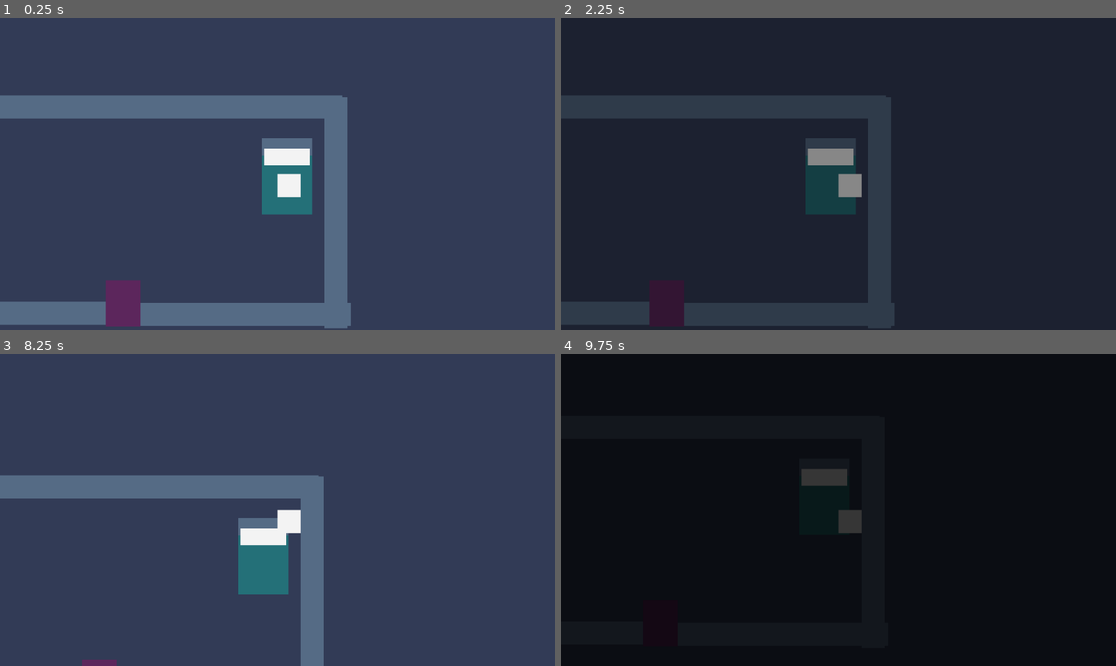
Above: before the commit, frames 1-4 (two rows, left to right).
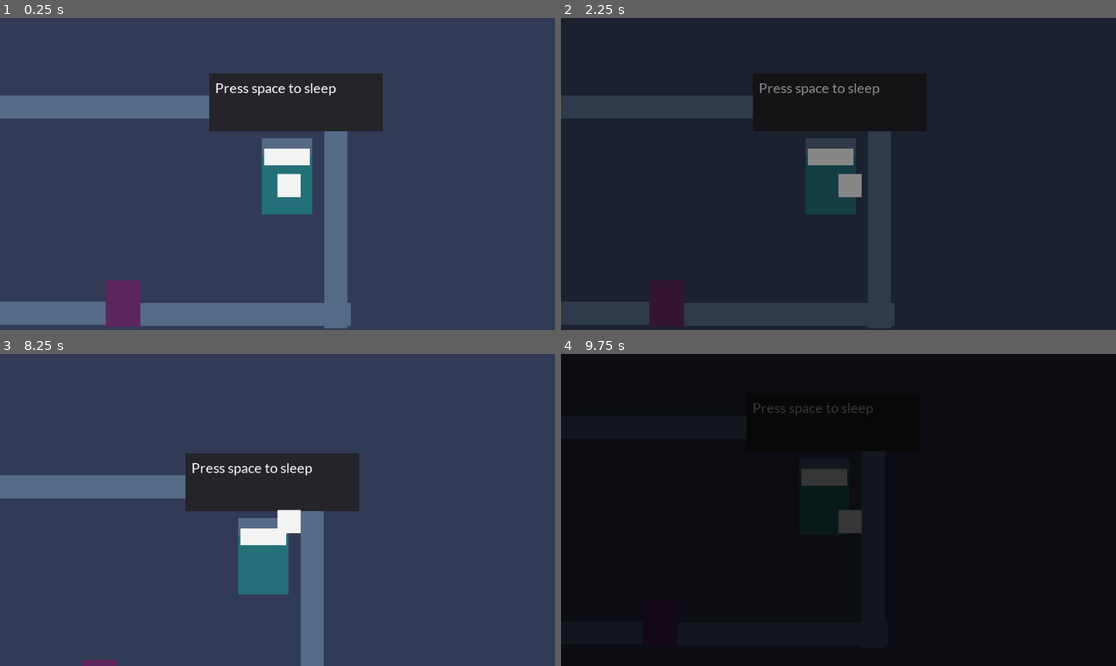
Above: after the commit, the same moments.

Repository: deengames-prototypes/frontier-planet
Game: Godot game, scene res://Main.tscn
Same seed, same stepped clock (60 frames per second), same inputs: the game is played once before the commit and once after it.
Inputs:
- Up to frame 1 (0.25 s): no input
- Up to frame 2 (2.25 s): tap Space at 0.5, 1.25, 2 s; hold Right (ui_right) 0.53-1.28 s; tap Enter (ui_accept) at 0.77, 1.52 s; hold Down (ui_down) 1.28-2.03 s; hold Right (ui_right) from 2.03 s (still down)
- Up to frame 3 (8.25 s): tap Space at 2.75 s; release Right (ui_right) at 2.78 s; hold Up (ui_up) 2.78-3.53 s; tap Enter (ui_accept) at 3.02, 3.77, 4.52, 6.02, 6.77, 7.52 s; hold Left (ui_left) 3.53-5.03 s; hold Down (ui_down) 5.03-5.78 s; hold Right (ui_right) 5.78-6.53 s; hold Up (ui_up) 6.53-7.28 s; hold Right (ui_right) 7.28-8.03 s; hold Down (ui_down) from 8.03 s (still down)
- Up to frame 4 (9.75 s): tap Space at 8.75, 9.5 s; release Down (ui_down) at 8.78 s; hold Left (ui_left) 8.78-9.53 s; tap Enter (ui_accept) at 9.02 s; hold Up (ui_up) from 9.53 s (still down)

The runs differ from the first frame. In frame 1, 5.8% of the frame differs, in the area x 37-69%, y 17-37%; in frame 2, 5.6%; in frame 3, 5.7%; in frame 4, 0.2%.

Commit message:
Quest completion gives next quest Bed tutorial

Diff:
--- a/prototype/Entities/World/Bed.gd
+++ b/prototype/Entities/World/Bed.gd
@@ -4,7 +4,16 @@
 
 func _ready():
 	self.connect("player_interacted", self, "_on_player_interacted")
+	$DialogPanel.set_text("Press space to sleep")
 
 func _on_player_interacted():
 	Globals.player.freeze()
 	self.emit_signal("end_day")
+
+func _on_Bed_body_entered(body):
+	if body.name == "MapPlayer":
+		$DialogPanel.visible = true
+
+func _on_Bed_body_exited(body):
+	if body.name == "MapPlayer":
+		$DialogPanel.visible = false
--- a/prototype/Entities/World/Bed.tscn
+++ b/prototype/Entities/World/Bed.tscn
@@ -1,6 +1,7 @@
-[gd_scene load_steps=3 format=2]
+[gd_scene load_steps=4 format=2]
 
 [ext_resource path="res://Entities/World/Bed.gd" type="Script" id=1]
+[ext_resource path="res://UI/DialogPanel.tscn" type="PackedScene" id=2]
 
 [sub_resource type="RectangleShape2D" id=1]
 extents = Vector2( 44, 66 )
@@ -29,3 +30,11 @@
 [node name="CollisionShape2D" type="CollisionShape2D" parent="."]
 position = Vector2( 44, 66 )
 shape = SubResource( 1 )
+
+[node name="DialogPanel" parent="." instance=ExtResource( 2 )]
+visible = false
+position = Vector2( -91.0478, -112.295 )
+width = 300.0
+height = 100.0
+[connection signal="body_entered" from="." to="." method="_on_Bed_body_entered"]
+[connection signal="body_exited" from="." to="." method="_on_Bed_body_exited"]
--- a/prototype/Entities/World/NPC.gd
+++ b/prototype/Entities/World/NPC.gd
@@ -39,6 +39,9 @@
 			current_quest_number += 1
 			Globals.quest_indicies[self.npc_name] = current_quest_number
 			Globals.player_inventory.remove(inventory_index)
-			return quest_completions[quest_index]
+			var message = quest_completions[quest_index]
+			if quest_index + 1 < len(quest_dialogs):
+				message += "\n" + quest_dialogs[quest_index + 1]
+			return message
 		else:
 			return quest_dialogs[quest_index]
--- a/prototype/UI/DialogPanel.gd
+++ b/prototype/UI/DialogPanel.gd
@@ -1,4 +1,22 @@
+tool
 extends Node2D
+
+export var width:int = 400 setget set_width, get_width
+export var height:int = 200 setget set_height, get_height
 
 func set_text(text):
 	$Label.text = text
+
+func set_width(value):
+	if $Panel != null:
+		$Panel.margin_right = value
+
+func get_width():
+	return $Panel.margin_right
+
+func set_height(value):
+	if $Panel != null:
+		$Panel.margin_bottom = value
+
+func get_height():
+	return $Panel.margin_bottom
--- a/prototype/UI/DialogPanel.tscn
+++ b/prototype/UI/DialogPanel.tscn
@@ -3,8 +3,10 @@
 [ext_resource path="res://UI/DialogPanel.gd" type="Script" id=1]
 [ext_resource path="res://DefaultFont.tres" type="DynamicFont" id=2]
 
-[node name="Panel" type="Node2D"]
+[node name="DialogPanel" type="Node2D"]
 script = ExtResource( 1 )
+width = 400.0
+height = 200.0
 
 [node name="Panel" type="Panel" parent="."]
 margin_right = 400.0
